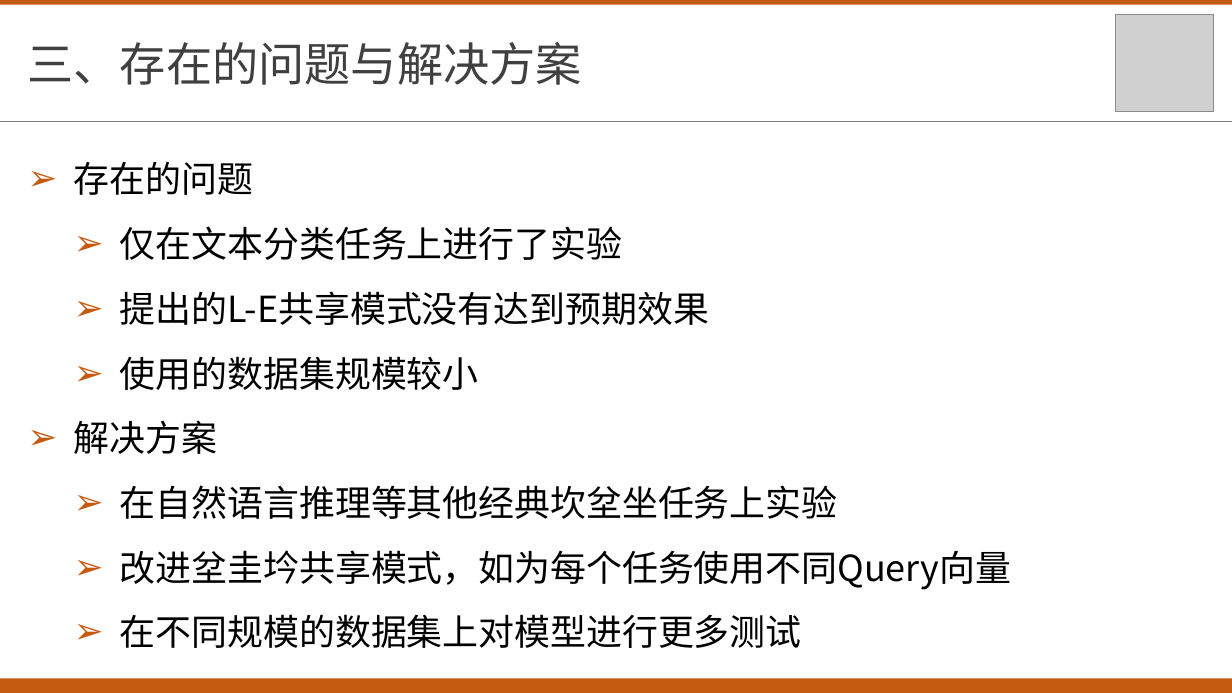
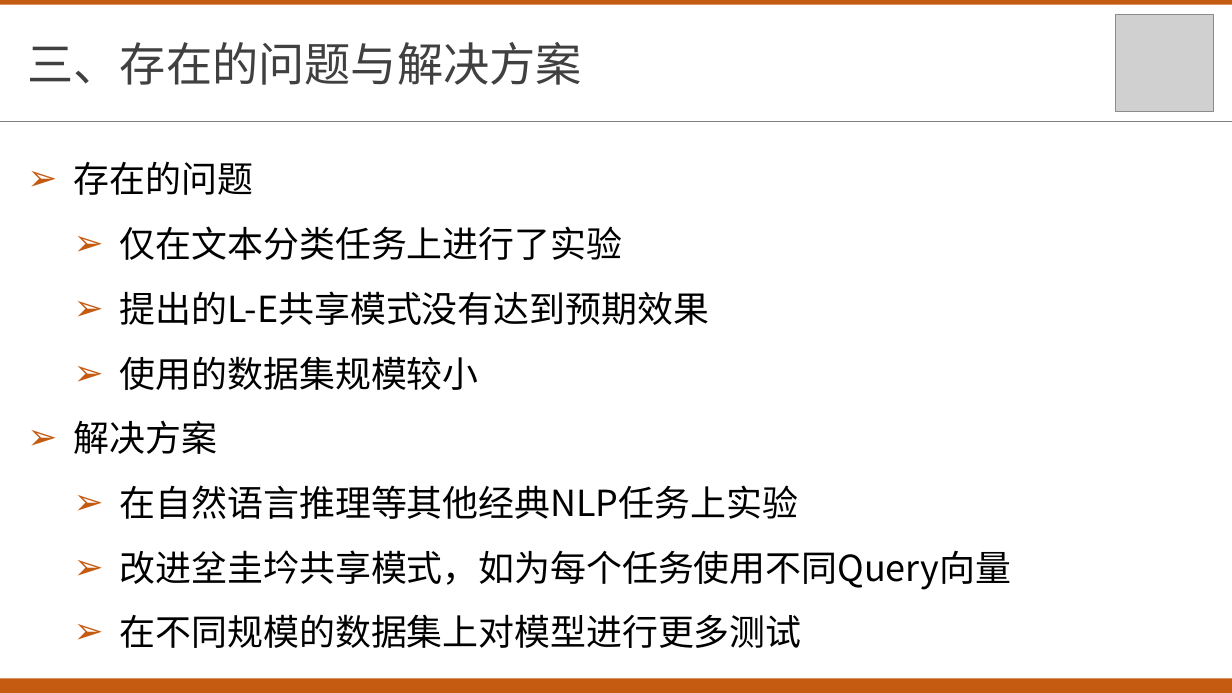
Before and after one commit to txsun1997/Bachelor-Thesis-XDU, a slide deck: slide 12 of materials/中期答辩.pptx. Drawn at 1232x693 pixels with LibreOffice and Linux fonts; fonts in the diff are those of the drawing; grey boxes stand for pictures. Boxes give left, top, right and bottom in pixels: in the first picture for what was removed or moved away, otherwise in the second. Text is boxed around its words. In the diff, an @@ line names an element or a change of style, - is before the commit and + after.

```diff
--- a/materials/中期答辩.pptx
+++ b/materials/中期答辩.pptx
@@ text at bbox=[120, 485, 798, 519]: text changed @@
-  ➢ 在自然语言推理等其他经典坎坌坐任务上实验
+  ➢ 在自然语言推理等其他经典NLP任务上实验
```
Also in this commit, not shown: 1 other slide changed.
